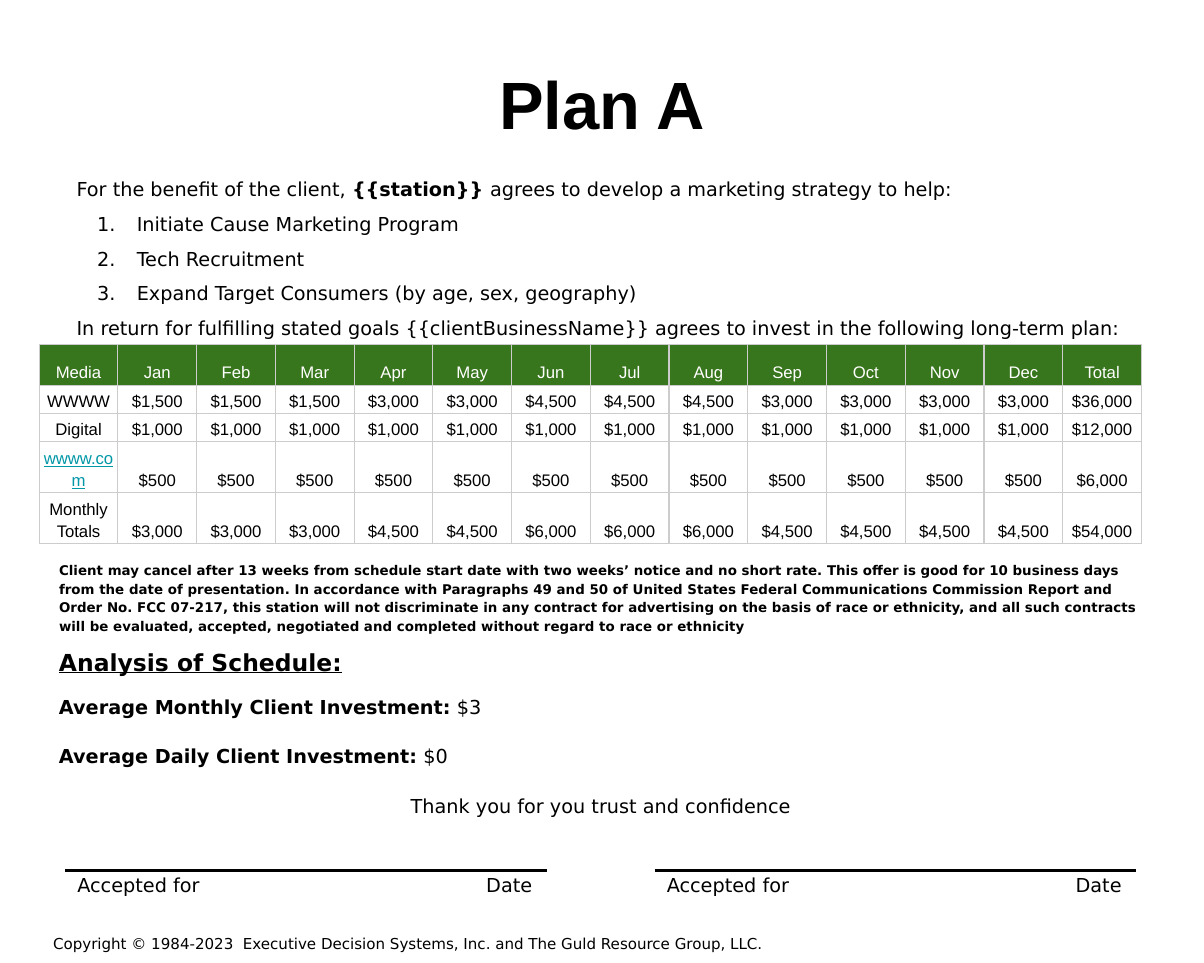
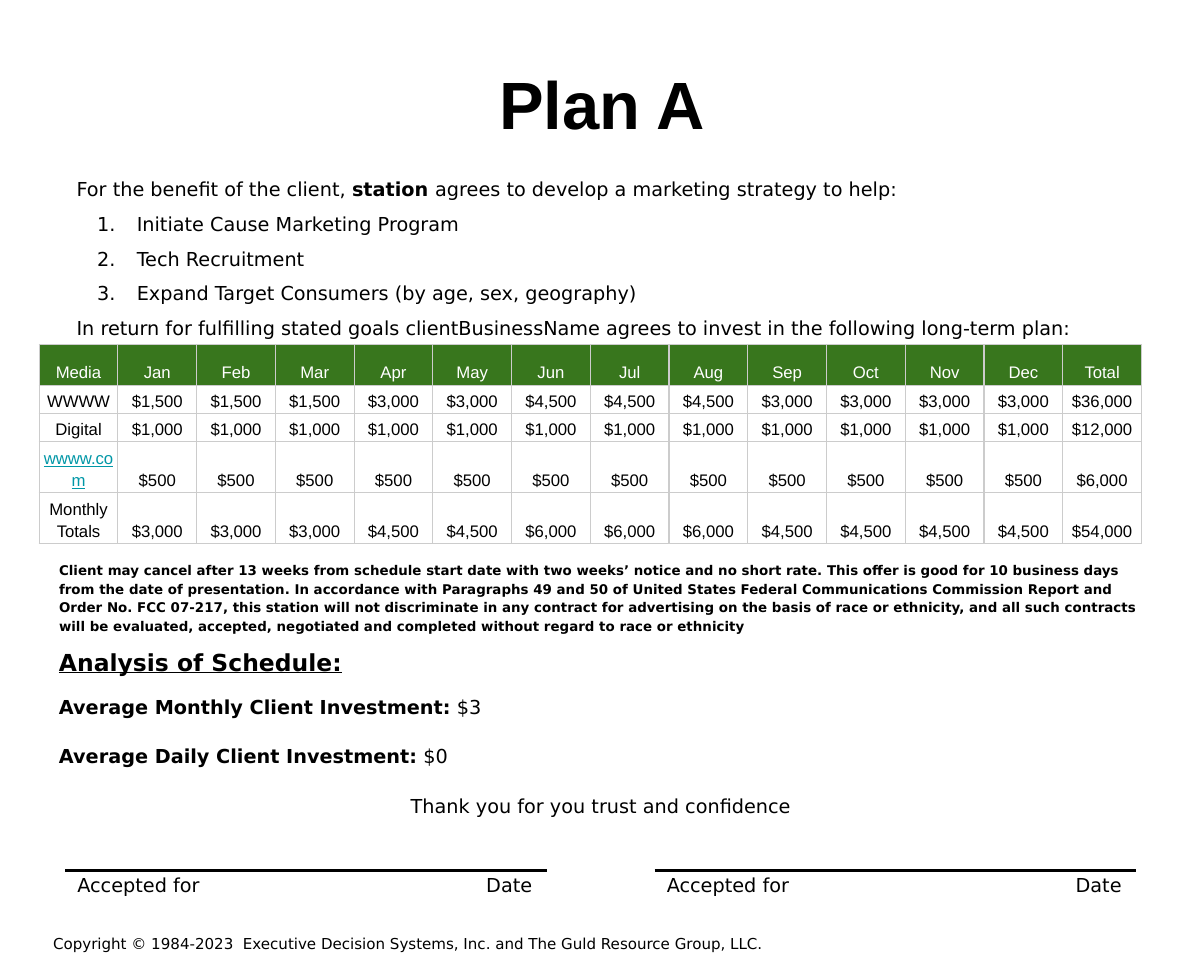
Before and after one commit to hintonandrew510/wizardfrontend, a slide deck: slide 34 of mavenprojectSCR/src/main/resources/powerpointtemplate/tv.pptx. Drawn at 1204x963 pixels with LibreOffice and Linux fonts; fonts in the diff are those of the drawing; background and template pictures are left out. Boxes give left, top, right and bottom in pixels: in the first picture for what was removed or moved away, otherwise in the second. Text is boxed around its words. In the diff, an @@ line names an element or a change of style, - is before the commit and + after.

```diff
--- a/mavenprojectSCR/src/main/resources/powerpointtemplate/tv.pptx
+++ b/mavenprojectSCR/src/main/resources/powerpointtemplate/tv.pptx
@@ text at box(77, 181, 897, 200): text changed @@
-For the benefit of the client, {{station}} agrees to develop a marketing strategy to help:
+For the benefit of the client, station agrees to develop a marketing strategy to help:
@@ text at box(77, 320, 1070, 339): text changed @@
-In return for fulfilling stated goals {{clientBusinessName}} agrees to invest in the following long-term plan:
+In return for fulfilling stated goals clientBusinessName agrees to invest in the following long-term plan:
```
Also in this commit, not shown: 26 other slides changed, 4 other files.
